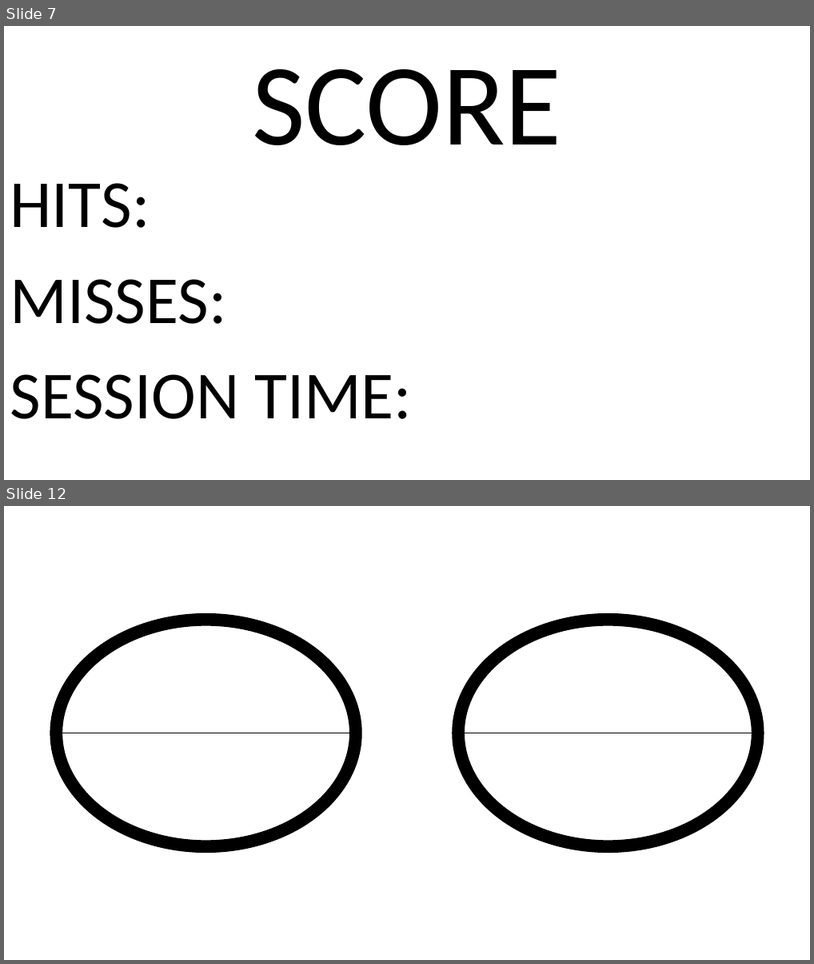
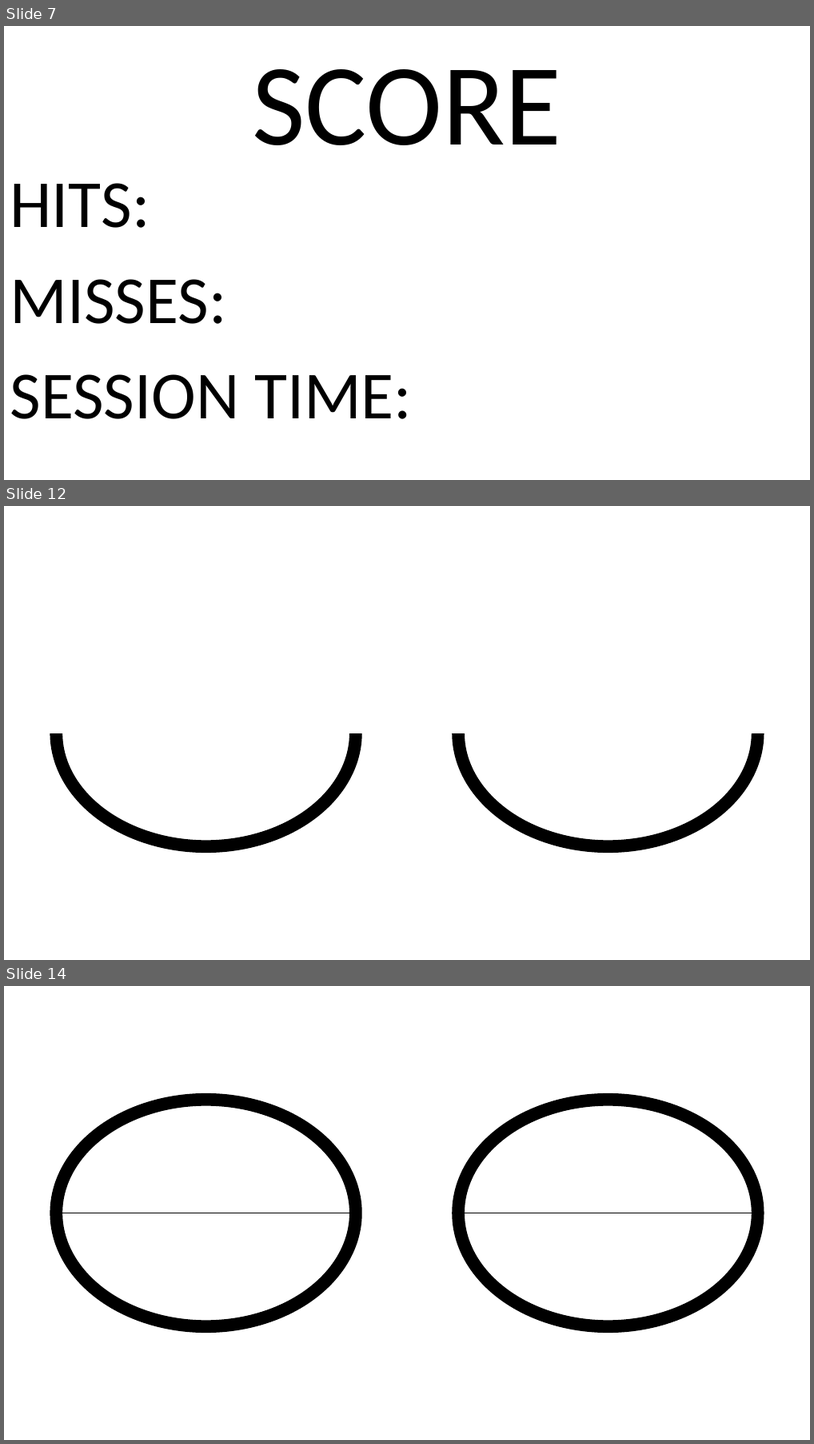
Before and after one commit to SimonRockhold/StrokeRehabRobotCapstone, a slide deck: Experiments/OLED_Screen/doc/screen_deck.pptx. Shown one above the other, each under a label of ours: slides 7 and 12 before the commit, slides 7, 12 and 14 after it; the slides between them are not shown. The pictures are 814x964 and 814x1444 pixels, drawn with LibreOffice and Linux fonts; fonts in the diff are those of the drawing. Boxes give left, top, right and bottom in pixels: in the first picture for what was removed or moved away, otherwise in the second. Text is boxed around its words. In the diff, an @@ line names an element or a change of style, - is before the commit and + after.

```diff
--- a/Experiments/OLED_Screen/doc/screen_deck.pptx
+++ b/Experiments/OLED_Screen/doc/screen_deck.pptx
@@ slide 12 added at (4,506,810,960), background #FFFFFF @@
@@ rectangle added at (32,574,786,733), fill #FFFFFF, outline #FFFFFF 1 pt @@
@@ ellipse added at (56,620,355,847), fill #FFFFFF at 39% opacity, outline #000000 15 pt @@
@@ ellipse added at (458,620,758,847), fill #FFFFFF at 39% opacity, outline #000000 15 pt @@
@@ line added from (56, 733) to (356, 733), #000000 0.5 pt @@
@@ line added from (458, 733) to (758, 733), #000000 0.5 pt @@
@@ what was slide 12 is now slide 14 @@
```
Also in this commit, not shown: 6 slides changed, 3 other slides added, 1 slide removed.
